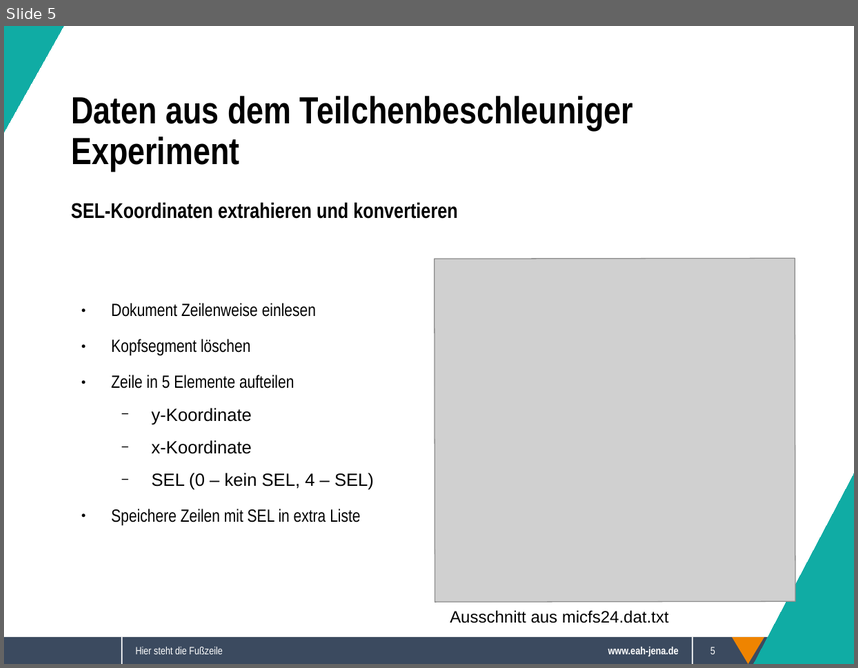
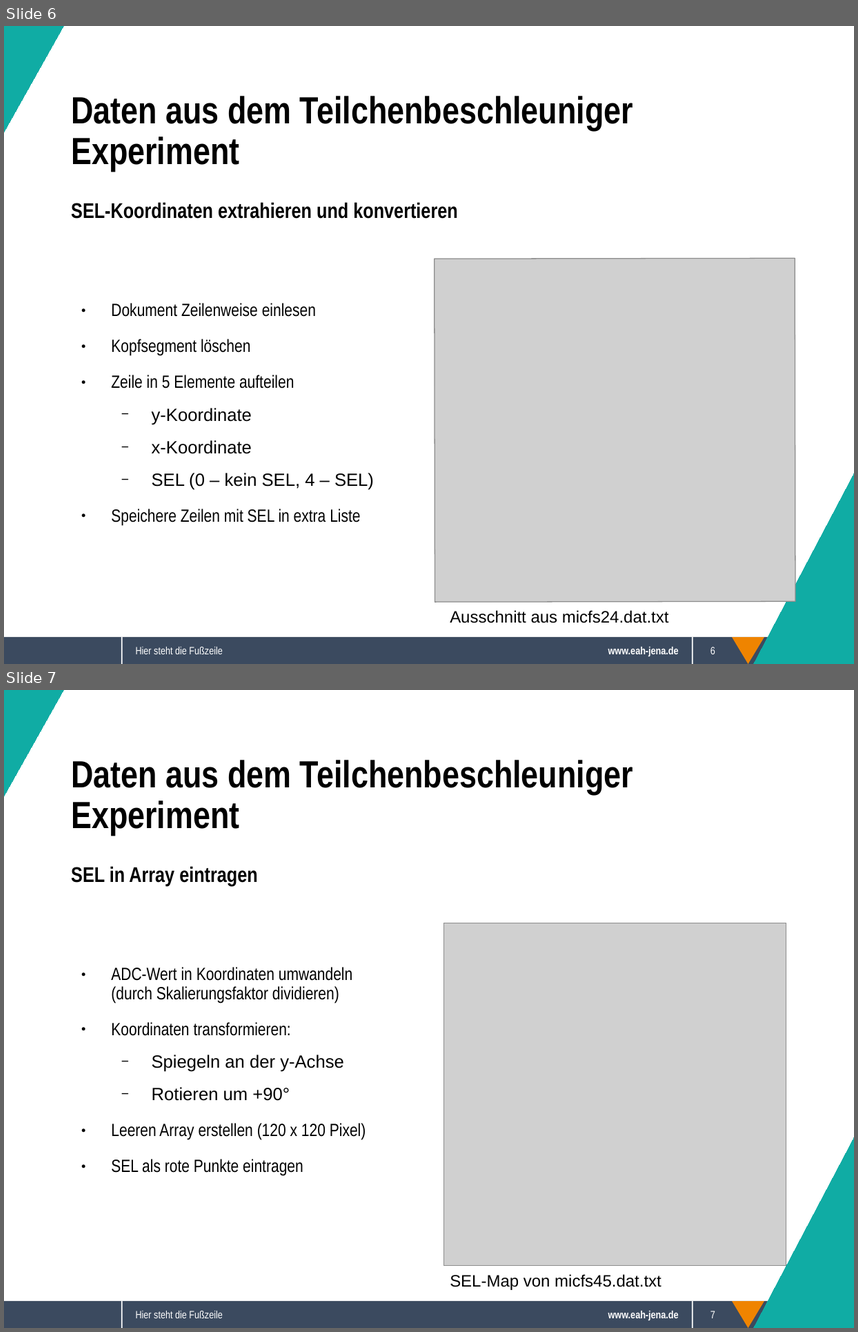
Before and after one commit to Sappy5053/Komplexpraktikum, a slide deck: Präsentation.odp. Shown one above the other, each under a label of ours: slide 5 before the commit, slides 6 and 7 after it. The pictures are 858x668 and 858x1332 pixels, drawn with LibreOffice and Linux fonts; fonts in the diff are those of the drawing; grey boxes stand for pictures; background and template pictures are left out. Boxes give left, top, right and bottom in pixels: in the first picture for what was removed or moved away, otherwise in the second. Text is boxed around its words. In the diff, an @@ line names an element or a change of style, - is before the commit and + after.

```diff
--- a/Präsentation.odp
+++ b/Präsentation.odp
@@ slide 7 added at <box>4,690,854,1328</box>, background #FFFFFF; not listed: 5 template elements that a slide beside it also shows @@
@@ right triangle added at <box>4,690,63,796</box>, fill #10ACA4, outline #10ACA4 0 pt @@
@@ text added at <box>71,760,633,835</box>, 32 pt, text #000000, bold @@
+Daten aus dem Teilchenbeschleuniger Experiment
@@ text added at <box>71,866,258,886</box>, 18 pt, text #000000, bold @@
+SEL in Array eintragen
@@ picture added at <box>444,923,786,1265</box> @@
@@ text added at <box>111,967,366,1176</box>, 15 pt, text #000000 @@
+● ADC-Wert in Koordinaten umwandeln (durch Skalierungsfaktor dividieren)
+● Koordinaten transformieren:
+  − Spiegeln an der y-Achse
+  − Rotieren um +90°
+● Leeren Array erstellen (120 x 120 Pixel)
+● SEL als rote Punkte eintragen
@@ right triangle added at <box>754,1138,854,1328</box>, fill #10ACA4, outline #10ACA4 0 pt @@
@@ text added at <box>450,1274,662,1290</box>, 14 pt, text #000000 @@
+SEL-Map von micfs45.dat.txt
@@ text added at <box>136,1310,222,1318</box>, 9 pt, text #FFFFFF @@
+Hier steht die Fußzeile
@@ page number added at <box>711,1310,715,1318</box>, 9 pt, text #FFFFFF @@
+7
@@ what was slide 5 is now slide 6 @@
@@ page number at <box>711,646,715,654</box>: text changed @@
-5
+6
```
Also in this commit, not shown: 2 slides changed, 2 other slides added, 17 other files.
